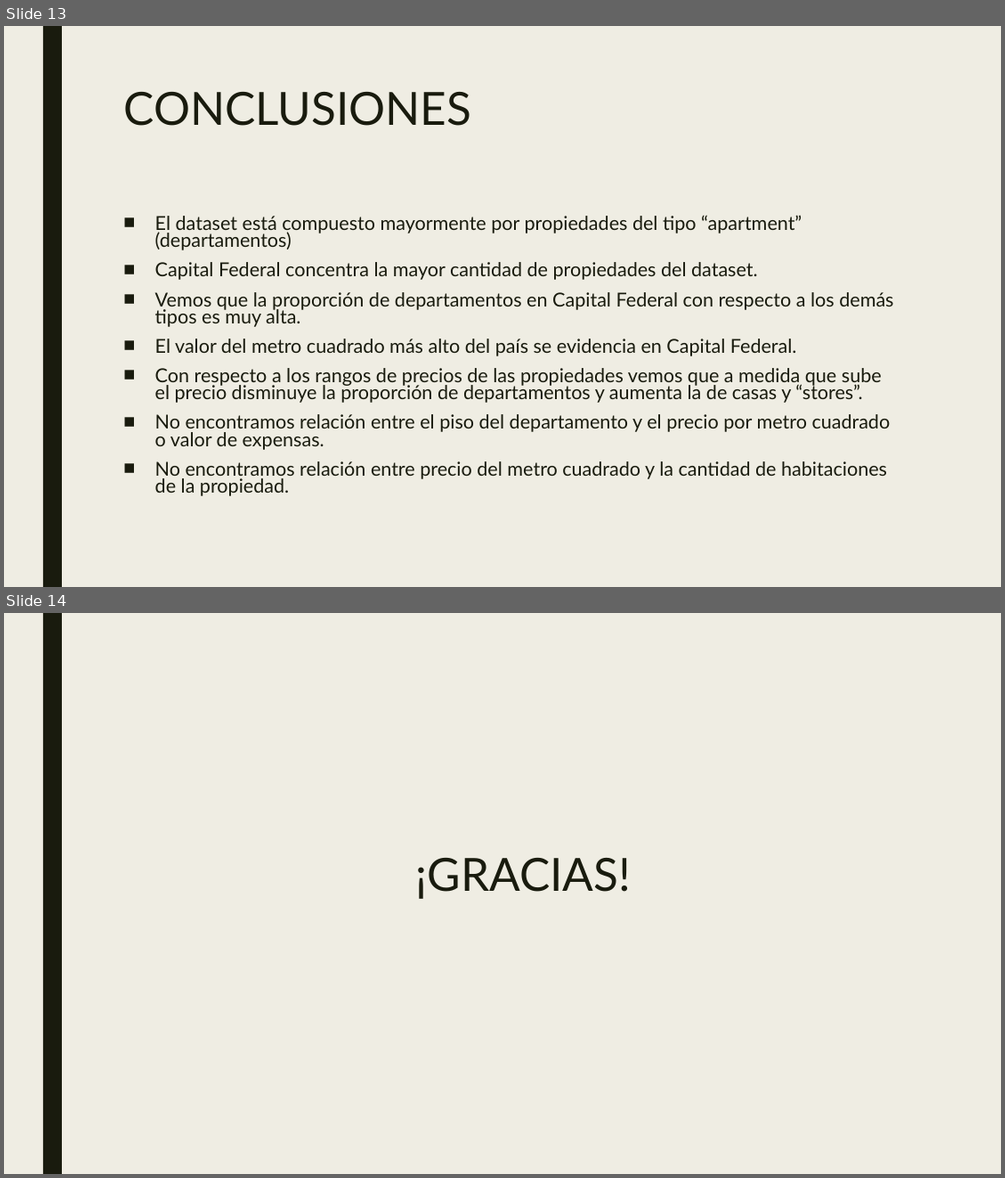
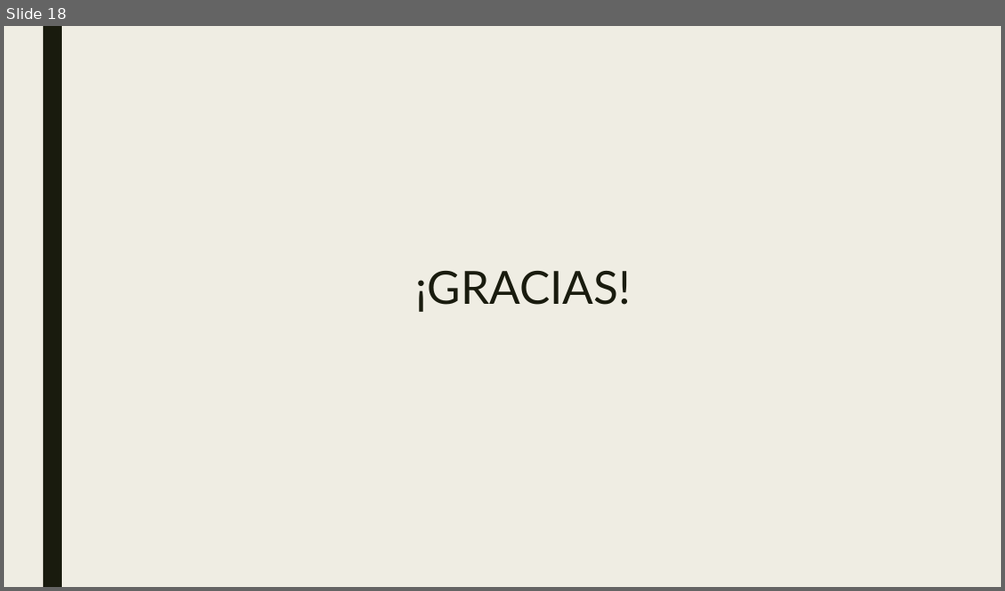
Before and after one commit to varelapablos/Desafio1-G3, a slide deck: Presentación - Desafio 2 - Regresión Lineal Properati.pptx. Shown one above the other, each under a label of ours: slides 13 and 14 before the commit, slide 18 after it. The pictures are 1005x1178 and 1005x591 pixels, drawn with LibreOffice and Linux fonts; fonts in the diff are those of the drawing. Boxes give left, top, right and bottom in pixels: in the first picture for what was removed or moved away, otherwise in the second. Text is boxed around its words. In the diff, an @@ line names an element or a change of style, - is before the commit and + after.

```diff
--- a/Presentación - Desafio 2 - Regresión Lineal Properati.pptx
+++ b/Presentación - Desafio 2 - Regresión Lineal Properati.pptx
@@ slide 13 removed at box(4, 26, 1001, 587), background #EFEDE3; not listed: 1 template element that a slide beside it also shows @@
@@ title removed at box(123, 92, 471, 126) @@
-CONCLUSIONES
@@ text removed at box(155, 215, 893, 496) @@
-■ El dataset está compuesto mayormente por propiedades del tipo “apartment” (departamentos)
-■ Capital Federal concentra la mayor cantidad de propiedades del dataset.
-■ Vemos que la proporción de departamentos en Capital Federal con respecto a los demás tipos es muy alta.
-■ El valor del metro cuadrado más alto del país se evidencia en Capital Federal.
-■ Con respecto a los rangos de precios de las propiedades vemos que a medida que sube el precio disminuye la proporción de departamentos y aumenta la de casas y “stores”.
-■ No encontramos relación entre el piso del departamento y el precio por metro cuadrado o valor de expensas.
-■ No encontramos relación entre precio del metro cuadrado y la cantidad de habitaciones de la propiedad.
@@ what was slide 14 is now slide 18 @@
```
Also in this commit, not shown: 2 slides changed, 15 slides added, 10 other slides removed.
